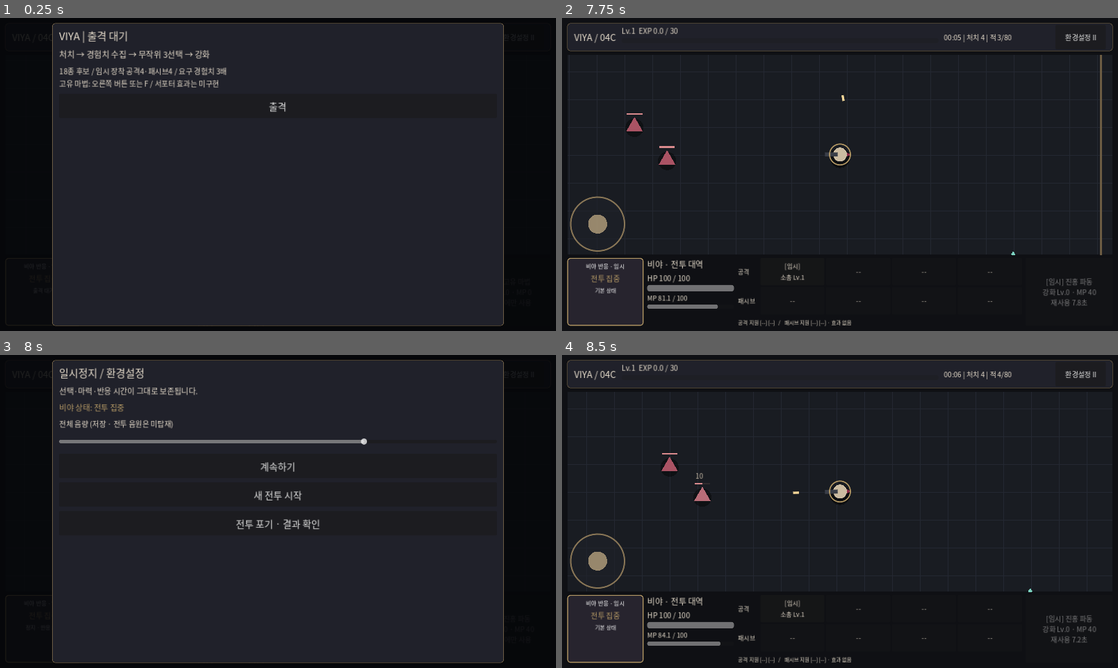
Above: before the commit, frames 1-4 (two rows, left to right).
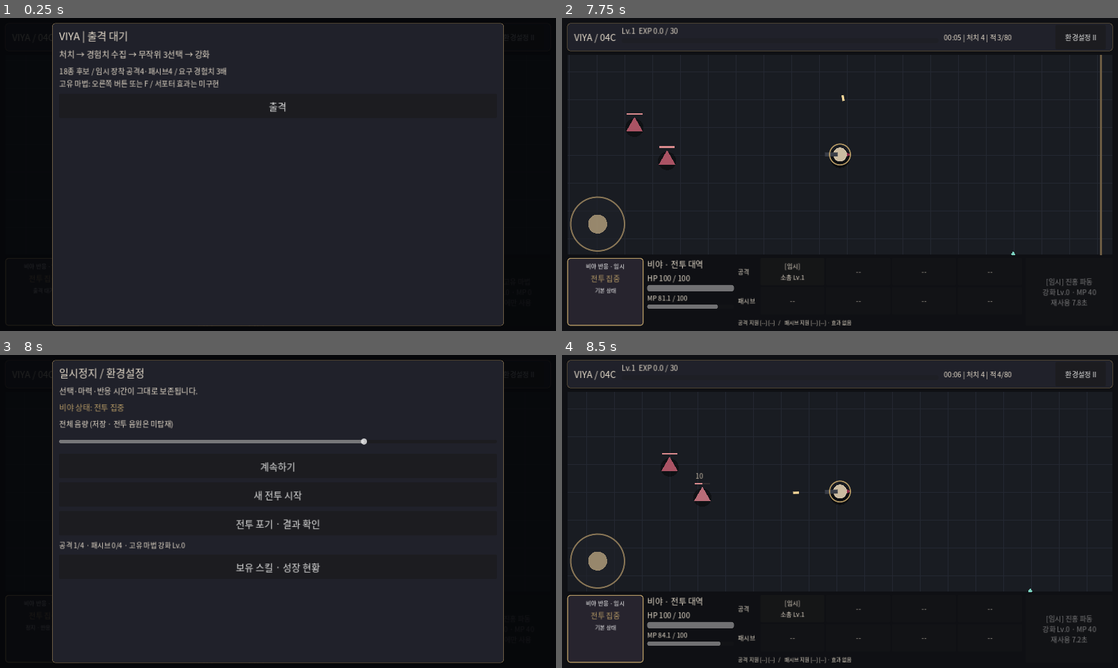
Above: after the commit, the same moments.

Repository: dldlfah/Viya
Game: Godot game, scene res://scenes/main.tscn
Two runs of this game, one before a commit and one after it. Both use one fixed random seed, a clock stepped at 60 frames per second and the inputs below.
Inputs (mouse positions are in pixels of both pictures, inside the frame that each line leads up to):
- Up to frame 1 (0.25 s): no input
- Up to frame 2 (7.75 s): click "환경설정 II" at 0.5 s; click "출격" at 1.25 s; click "[임시] 소총 Lv.1" at 2 s; click "닫기 · 이전 화면으로" at 2.75 s; click "[임시] 진홍 파동 강화 Lv.0 · MP 40 터치…" at 3.5 s; tap Enter at 4.25, 7.25 s; move the mouse to (962, 158) at 4.27 s; hold D 4.28-5 s; tap F at 4.35, 5.85, 7.35 s; click (962, 158) at 4.42 s; tap Space at 5 s; drag from (728, 190) to (812, 237) at 5.02 s; move the mouse to (895, 105) at 5.77 s; hold D 5.78-6.5 s; drag from (812, 237) to (673, 127) at 6.52 s; move the mouse to (1006, 221) at 7.27 s; hold A from 7.28 s (still down)
- Up to frame 3 (8 s): keep holding A; tap Escape at 7.9 s
- Up to frame 4 (8.5 s): release A at 8 s; click "계속하기" at 8 s

Frames 1-2 are identical in both runs. In frame 3, 0.5% of the frame differs, in the area x 10-58%, y 59-70%; in frame 4, nothing differs.

Commit message:
feat: add read-only run growth overview and final loadout review [skip ci]

Diff:
--- /dev/null
+++ b/docs/validation/GAME005_SOURCE_REPORT.json
@@ -0,0 +1,30 @@
+{
+  "stage": "GAME-005 growth overview",
+  "base_commit": "5f9a7fcbcec5d60a4ebaa5e4b364d062c4a6b4fa",
+  "source_checks": {
+    "status": "PASS",
+    "files_checked": 4,
+    "errors": [],
+    "scope": "UTF-8, balanced delimiters/ordinary strings, tabs/trailing whitespace, duplicate methods, read-only helper API usage, unchanged previous HUD test text. Not GDScript parser/type/runtime."
+  },
+  "existing_hud_tests_preserved": true,
+  "native_suite_registration": "test_mobile_hud.gd calls OverviewChecks.run(scene, verify) inside its existing engine invocation",
+  "new_native_assertions_authored": 26,
+  "user_validation": {
+    "quote": "오류는 없어 현재까지 모두 ok. 다음",
+    "applies_to": "previous work reported to user before GAME-005",
+    "status": "USER_REPORTED_OK",
+    "exact_tested_sha": "NOT_PROVIDED",
+    "engine_version": "NOT_PROVIDED",
+    "platform": "NOT_PROVIDED"
+  },
+  "godot_runtime": "NOT_RUN",
+  "new_feature_user_acceptance": "NOT_YET_REPORTED",
+  "full_project_regression": "NOT_RUN",
+  "source_sha256": {
+    "tests/test_growth_overview.gd": "a080c0a3bbd4c10c089a4780c21b12e223a25badf409d988d4229b7b79c9a662",
+    "tests/test_mobile_hud.gd": "64e746bb03d8e86aaaea3d97b15df4fa1e6557f84414d34c9cad0bef9d479d10",
+    "scripts/ui/growth_overview.gd": "283395c4c552d9ba80bf5a8de34e849da66bb2556c3df1b2954b3198937a4318",
+    "scripts/ui/mobile_main.gd": "2d878bfc42d514f077ae8dd04c672c1e51d146a9ccfa3ae1d71de783273e63ea"
+  }
+}
--- /dev/null
+++ b/scripts/ui/growth_overview.gd
@@ -0,0 +1,65 @@
+extends RefCounted
+## Read-only projections of the existing run. No new stat formulas or RNG.
+const Growth = preload("res://scripts/progression/growth_state.gd")
+
+static func capture(run) -> Dictionary:
+	var growth = run.growth
+	var upgrade_id: String = str(run.magic.config.get("upgrade_skill_id", ""))
+	var upgrade: Dictionary = growth.definition(upgrade_id)
+	var rank: int = growth.skill_level(upgrade_id)
+	return {"character_id": growth.character_id, "level": growth.level,
+		"xp": growth.xp, "xp_required": growth.threshold(), "pending": growth.pending,
+		"attack": _row(growth, "attack"), "passive": _row(growth, "passive"),
+		"attack_cap": Growth.ATTACK_CAP, "passive_cap": Growth.PASSIVE_CAP,
+		"hp": run.hp, "max_hp": run.max_hp, "stats": run.stats.duplicate(true),
+		"magic": run.magic.profile(rank).duplicate(true), "magic_rank": rank,
+		"upgrade_name": str(upgrade.get("name", "[임시] 고유 마법 강화")),
+		"mana": run.magic.mana, "max_mana": float(run.magic.config.get("max_mana", 0.0)),
+		"cooldown_left": run.magic.cooldown_left,
+		"summary": run.result_summary().duplicate(true)}
+
+static func _row(growth, row: String) -> Array[Dictionary]:
+	var result: Array[Dictionary] = []
+	for entry in growth.row_entries(row):
+		var id: String = str(entry["id"])
+		result.append({"id": id, "name": str(entry["name"]),
+			"level": growth.skill_level(id), "max_level": int(entry["max_level"]),
+			"description": str(entry["description"])})
+	return result
+
+static func compact(data: Dictionary) -> String:
+	return "공격 %d/%d · 패시브 %d/%d · 고유 마법 강화 Lv.%d" % [
+		data["attack"].size(), data["attack_cap"], data["passive"].size(),
+		data["passive_cap"], data["magic_rank"]]
+
+static func sections(data: Dictionary) -> Array[Dictionary]:
+	var stats: Dictionary = data["stats"]
+	var magic: Dictionary = data["magic"]
+	var result: Array[Dictionary] = []
+	result.append({"title": "성장 · Lv.%d" % int(data["level"]),
+		"body": "캐릭터 %s / EXP %.2f / %.0f\n남은 성장 선택 %d회 · 장착 한도와 수치는 임시입니다." % [
+			data["character_id"], data["xp"], data["xp_required"], data["pending"]]})
+	result.append({"title": "공격 스킬 %d/%d" % [data["attack"].size(), data["attack_cap"]],
+		"body": _row_text(data["attack"])})
+	result.append({"title": "패시브 스킬 %d/%d" % [data["passive"].size(), data["passive_cap"]],
+		"body": _row_text(data["passive"])})
+	var magic_text: String = "마법 설정 없음"
+	if not magic.is_empty():
+		magic_text = "%s\n%s Lv.%d (공격·패시브 칸과 별도)\n기본 피해 %.0f / 반경 %.0f\n소모 MP %.0f / 재사용 %.1f초\n현재 MP %.1f / %.0f / 남은 재사용 %.1f초\n피해는 공격력·치명타 적용 전 기본값입니다." % [
+			magic["name"], data["upgrade_name"], data["magic_rank"], magic["damage"], magic["radius"],
+			magic["mana_cost"], magic["cooldown"], data["mana"], data["max_mana"], data["cooldown_left"]]
+	result.append({"title": "고유 마법", "body": magic_text})
+	result.append({"title": "현재 적용 능력치", "body":
+		"HP %d / %d\n공격 피해 배율 ×%.2f / 자동 공격 속도 배율 ×%.2f\n이동 속도 %.1f / 경험치 획득 배율 ×%.2f\n획득 범위 %.1f / 치명타 확률 %.1f%% / 초당 체력 회복 %.2f\n거리·속도는 전투 논리 단위이며 장비 점수나 영구 능력치가 아닙니다." % [
+			data["hp"], data["max_hp"], stats["power"], stats["rate"], stats["speed"],
+			stats["xp"], stats["pickup"], float(stats["crit"]) * 100.0, stats["regen"]]})
+	return result
+
+static func _row_text(entries: Array) -> String:
+	if entries.is_empty():
+		return "아직 획득한 스킬이 없습니다."
+	var lines := PackedStringArray()
+	for entry in entries:
+		lines.append("%s · Lv.%d/%d\n%s" % [entry["name"], entry["level"],
+			entry["max_level"], entry["description"]])
+	return "\n\n".join(lines)
--- a/scripts/ui/mobile_main.gd
+++ b/scripts/ui/mobile_main.gd
@@ -3,6 +3,7 @@
 ## in the existing main and simulation scripts. No new artwork or balance rules.
 const HudLayout = preload("res://scripts/ui/hud_layout.gd")
 const ResponsiveFeedback = preload("res://scripts/ui/responsive_feedback_panel.gd")
+const GrowthOverview = preload("res://scripts/ui/growth_overview.gd")
 var layout_data: Dictionary = {}
 var safe_area_override := Rect2() # Logical-coordinate test injection, empty in production.
 var slot_buttons: Array[Button] = []
@@ -27,6 +28,11 @@
 var leave_button: Button
 var lobby_button: Button
 var _menu_revision: int = 0
+var overview_button: Button
+var overview_return_button: Button
+var _overview_open := false
+var _overview_origin: String = ""
+var _final_growth: Dictionary = {}
 
 func _ready() -> void:
 	super._ready()
@@ -226,6 +232,8 @@
 	_update_magic_hud()
 
 func _clear_dialog() -> void:
+	overview_button = null
+	overview_return_button = null
 	_menu_revision += 1
 	confirm_button = null
 	cancel_button = null
@@ -236,6 +244,9 @@
 	super._clear_dialog()
 
 func _show_menu(kind: String) -> void:
+	_overview_open = false
+	if kind in ["defeat", "abandoned"] and _final_growth.is_empty():
+		_final_growth = GrowthOverview.capture(simulation)
 	_modal_kind = kind
 	_detail_open = false
 	super._show_menu(kind)
@@ -264,10 +275,12 @@
 	elif kind == "ready":
 		var heading: Label = dialog_body.get_child(0) as Label
 		heading.text = "VIYA | 출격 대기"
+	_add_growth_access(kind)
 	_scroll.scroll_vertical = 0
 	_fit_dialog()
 
 func _show_levelup() -> void:
+	_overview_open = false
 	_modal_kind = "choosing"
 	_detail_open = false
 	super._show_levelup()
@@ -285,6 +298,7 @@
 			button.reparent(_choice_grid)
 		dialog_body.remove_child(old_row)
 		old_row.queue_free()
+	_add_growth_access("choosing")
 	_fit_dialog()
 
 func _fit_dialog() -> void:
@@ -364,6 +378,9 @@
 	_after_run_started()
 
 func _after_run_started() -> void:
+	_overview_open = false
+	_overview_origin = ""
+	_final_growth.clear()
 	_menu_revision += 1
 	_detail_open = false
 	_magic_touch_id = -1
@@ -458,6 +475,8 @@
 	_update_hud()
 
 func resume_game() -> void:
+	if _overview_open:
+		return # Overview owns its guarded return path.
 	if not simulation.transition_action.is_empty():
 		return # Do not bypass a confirmation via an old Continue callback.
 	_menu_revision += 1
@@ -478,6 +497,10 @@
 	super._input(event)
 
 func _unhandled_key_input(event: InputEvent) -> void:
+	if _overview_open and event is InputEventKey and event.pressed and not event.echo and event.keycode == KEY_ESCAPE:
+		_close_growth_overview(simulation.navigation_ticket, _menu_revision)
+		get_viewport().set_input_as_handled()
+		return
 	if not simulation.transition_action.is_empty() and event is InputEventKey and event.pressed and not event.echo and event.keycode == KEY_ESCAPE:
 		_cancel_transition(simulation.navigation_ticket, _menu_revision)
 		get_viewport().set_input_as_handled()
@@ -489,6 +512,15 @@
 	super._unhandled_key_input(event)
 
 func pause_game() -> void:
+	if _overview_open:
+		# Focus loss cancels old overview callbacks. Never auto-resume the run.
+		_overview_open = false
+		_magic_touch_id = -1
+		movement.set_enabled(false)
+		var destination: String = "paused" if simulation.phase == RunState.Phase.PAUSED else _overview_origin
+		_show_menu(destination)
+		_update_hud()
+		return
 	if simulation.interrupt_transition():
 		# Inherited focus notification calls this; never resume on focus regain.
 		_magic_touch_id = -1
@@ -507,3 +539,75 @@
 		_update_hud()
 		return
 	super.pause_game()
+
+func _add_growth_access(origin: String) -> void:
+	if origin not in ["paused", "choosing", "defeat", "abandoned", "ready"]:
+		return
+	if origin == "ready" and _final_growth.is_empty():
+		return
+	var is_final: bool = origin in ["defeat", "abandoned", "ready"]
+	var data: Dictionary = _final_growth if is_final else GrowthOverview.capture(simulation)
+	if data.is_empty():
+		return
+	dialog_body.add_child(_label(GrowthOverview.compact(data), 16))
+	var caption: String = "최종 성장 현황" if is_final else "보유 스킬 · 성장 현황"
+	overview_button = _button(caption, _open_growth_overview.bind(origin, simulation.navigation_ticket, _menu_revision))
+	dialog_body.add_child(overview_button)
+
+func _open_growth_overview(origin: String, ticket: int, revision: int) -> void:
+	if _overview_open or _detail_open or not _menu_matches(ticket, revision):
+		return
+	if origin != _modal_kind or not simulation.transition_action.is_empty():
+		return
+	if origin not in ["paused", "choosing", "defeat", "abandoned", "ready"]:
+		return
+	var is_final: bool = origin in ["defeat", "abandoned", "ready"]
+	if is_final and _final_growth.is_empty():
+		return
+	if origin == "choosing":
+		if simulation.phase != RunState.Phase.CHOOSING:
+			return
+		simulation.set_paused(true)
+	elif origin == "paused" and simulation.phase != RunState.Phase.PAUSED:
+		return
+	# No growth mutations or new authoritative simulation: copy already applied values.
+	var data: Dictionary = _final_growth.duplicate(true) if is_final else GrowthOverview.capture(simulation)
+	_overview_origin = origin
+	_magic_touch_id = -1
+	movement.set_enabled(false)
+	last_phase = simulation.phase
+	_clear_dialog()
+	_overview_open = true
+	_modal_kind = "overview"
+	dialog_body.add_child(_label("최종 성장 현황" if is_final else "현재 성장 현황", 24))
+	dialog_body.add_child(_label("읽기 전용 · 모든 스킬명과 수치는 임시입니다. 영구 저장·장착 변경·강화 기능은 없습니다.", 16))
+	overview_return_button = _button("닫기 · 이전 화면으로", _close_growth_overview.bind(simulation.navigation_ticket, _menu_revision))
+	dialog_body.add_child(overview_return_button)
+	for section in GrowthOverview.sections(data):
+		dialog_body.add_child(_label(str(section["title"]), 21))
+		dialog_body.add_child(_label(str(section["body"]), 17))
+	# A long list also has a bottom close button; both use the same stale-request guard.
+	dialog_body.add_child(_button("닫기 · 이전 화면으로", _close_growth_overview.bind(simulation.navigation_ticket, _menu_revision)))
+	_scroll.scroll_vertical = 0
+	overlay.show()
+	_fit_dialog()
+	_update_hud()
+	overview_return_button.grab_focus()
+
+func _close_growth_overview(ticket: int, revision: int) -> void:
+	if not _overview_open or not _menu_matches(ticket, revision):
+		return
+	if not simulation.transition_action.is_empty():
+		return
+	var origin: String = _overview_origin
+	_overview_open = false
+	_menu_revision += 1
+	movement.clear_input()
+	_magic_touch_id = -1
+	if origin == "choosing":
+		# Existing resume restores the same candidates/ticket, not a fresh draw.
+		resume_game()
+	else:
+		# Settings stays paused; results/lobby remain terminal/ready.
+		_show_menu(origin)
+	_update_hud()
--- /dev/null
+++ b/tests/test_growth_overview.gd
@@ -0,0 +1,106 @@
+extends RefCounted
+## Called by the existing native HUD suite. This is NOT a Python mock of the game.
+const RunState = preload("res://scripts/combat/run_state.gd")
+const Overview = preload("res://scripts/ui/growth_overview.gd")
+
+static func _gameplay(state) -> String:
+	return JSON.stringify([state.player, state.hp, state.max_hp, state.elapsed,
+		state.kills, state.shots, state.enemies, state.bullets, state.pickups,
+		state.growth.owned, state.growth.level, state.growth.xp, state.growth.pending,
+		state.growth.offer, state.growth.ticket, state.rng.state, state.growth.rng.state,
+		state.magic.mana, state.magic.cooldown_left, state.magic.casts,
+		state.cues.snapshot(), state.feedback.snapshot(state.hp, state.max_hp)])
+
+static func _callback(button: Button, verify: Callable) -> Callable:
+	var links: Array[Dictionary] = button.get_signal_connection_list("pressed")
+	verify.call(links.size() == 1, "Overview button has one real guarded callback")
+	return links[0]["callable"] if links.size() == 1 else Callable()
+
+static func run(scene, verify: Callable) -> void:
+	scene.begin_run()
+	scene.simulation.spawn_clock = 999.0
+	var before: String = _gameplay(scene.simulation)
+	var data: Dictionary = Overview.capture(scene.simulation)
+	verify.call(data["attack"].size() == 1 and data["passive"].is_empty(), "Overview reflects actual starting loadout")
+	verify.call(data["magic_rank"] == 0 and not data["magic"].is_empty(), "Unupgraded active magic is shown outside skill slots")
+	verify.call(data["attack_cap"] == scene.simulation.growth.ATTACK_CAP and data["xp_required"] == 30.0, "Overview reads the real caps and triple XP threshold")
+	verify.call(Overview.sections(data).size() == 5 and before == _gameplay(scene.simulation), "Formatting is read-only and consumes no gameplay RNG")
+	data["attack"][0]["level"] = 99
+	data["stats"]["power"] = 99.0
+	data["magic"]["damage"] = 999.0
+	verify.call(before == _gameplay(scene.simulation) and scene.simulation.magic.profile(0)["damage"] != 999.0, "Snapshot edits cannot write back to gameplay")
+	scene.pause_game()
+	var stale_open: Callable = _callback(scene.overview_button, verify)
+	if not stale_open.is_valid():
+		return
+	stale_open.call()
+	verify.call(scene._overview_open and scene.simulation.phase == RunState.Phase.PAUSED, "Settings opens the existing paused read-only overview")
+	var stale_close: Callable = _callback(scene.overview_return_button, verify)
+	if not stale_close.is_valid():
+		return
+	before = _gameplay(scene.simulation)
+	scene._physics_process(0.05)
+	scene.magic_button.pressed.emit()
+	verify.call(before == _gameplay(scene.simulation) and not scene.movement.enabled, "Overview freezes combat, cues, XP, mana and input")
+	stale_close.call()
+	verify.call(not scene._overview_open and scene.overlay.visible and scene.simulation.phase == RunState.Phase.PAUSED, "Closing settings overview does not silently resume combat")
+	scene.overview_button.pressed.emit()
+	var revision: int = scene._menu_revision
+	stale_close.call()
+	stale_open.call()
+	verify.call(scene._overview_open and scene._menu_revision == revision, "Old overview callbacks cannot affect a newly opened overview")
+	scene._close_growth_overview(scene.simulation.navigation_ticket - 1, scene._menu_revision)
+	verify.call(scene._overview_open, "Wrong navigation ticket cannot close the overview")
+	scene._close_growth_overview(scene.simulation.navigation_ticket, scene._menu_revision - 1)
+	verify.call(scene._overview_open, "Wrong menu revision cannot close the overview")
+	scene.overview_return_button.pressed.emit()
+	scene.resume_button.pressed.emit()
+	verify.call(scene.simulation.phase == RunState.Phase.RUNNING, "Existing Continue still resumes combat")
+	scene.simulation.grant_xp(30.0)
+	scene._physics_process(0.0)
+	var choice_ticket: int = scene.simulation.growth.ticket
+	var offer: Array[String] = scene.simulation.growth.offer.duplicate()
+	var pending: int = scene.simulation.growth.pending
+	var choice_rng: int = scene.simulation.growth.rng.state
+	scene.overview_button.pressed.emit()
+	verify.call(scene._overview_open and scene.simulation.phase == RunState.Phase.PAUSED, "Choice menu overview pauses without selecting a candidate")
+	var old_choice_close: Callable = _callback(scene.overview_return_button, verify)
+	var escape := InputEventKey.new()
+	escape.keycode = KEY_ESCAPE
+	escape.pressed = true
+	scene._unhandled_key_input(escape)
+	verify.call(scene.simulation.phase == RunState.Phase.CHOOSING and scene.choice_buttons.size() == 3, "Esc returns to exactly three choice cards")
+	verify.call(choice_ticket == scene.simulation.growth.ticket and offer == scene.simulation.growth.offer and pending == scene.simulation.growth.pending and choice_rng == scene.simulation.growth.rng.state, "Overview preserves candidate identity, ticket, pending choices and RNG")
+	scene.overview_button.pressed.emit()
+	scene.notification(Node.NOTIFICATION_APPLICATION_FOCUS_OUT)
+	if old_choice_close.is_valid():
+		old_choice_close.call()
+	verify.call(not scene._overview_open and scene.simulation.phase == RunState.Phase.PAUSED and scene.overlay.visible, "Interrupted overview requires explicit Continue")
+	scene.resume_button.pressed.emit()
+	verify.call(scene.simulation.phase == RunState.Phase.CHOOSING and scene.simulation.growth.offer == offer, "Continue restores the unchanged choice after interruption")
+	scene.choice_buttons[0].pressed.emit()
+	verify.call(scene.simulation.phase == RunState.Phase.RUNNING, "Existing upgrade selection still applies once")
+	scene.pause_game()
+	scene.leave_button.pressed.emit()
+	scene.confirm_button.pressed.emit()
+	var final_data: Dictionary = scene._final_growth.duplicate(true)
+	verify.call(final_data["summary"]["outcome"] == "abandoned" and final_data["level"] == 2, "Confirmed abandonment captures the final build with the right outcome")
+	scene.overview_button.pressed.emit()
+	scene.overview_return_button.pressed.emit()
+	verify.call(scene.simulation.phase == RunState.Phase.ABANDONED and scene._final_growth == final_data, "Result overview keeps the ended state and frozen build")
+	scene.lobby_button.pressed.emit()
+	verify.call(scene.simulation.phase == RunState.Phase.READY and is_instance_valid(scene.overview_button), "Lobby exposes the previous build without starting a run")
+	scene.overview_button.pressed.emit()
+	scene._unhandled_key_input(escape)
+	verify.call(scene.simulation.phase == RunState.Phase.READY and scene._final_growth == final_data, "Lobby overview returns to READY and keeps final data")
+	scene.start_button.pressed.emit()
+	stale_open.call()
+	stale_close.call()
+	verify.call(scene.simulation.phase == RunState.Phase.RUNNING and scene._final_growth.is_empty() and not scene._overview_open, "New deployment clears the result build and rejects old callbacks")
+	scene.simulation.hurt_clock = 0.0
+	scene.simulation.damage_player(9999)
+	scene._physics_process(0.0)
+	verify.call(scene._final_growth["summary"]["outcome"] == "defeat", "Lethal defeat captures a separate final outcome")
+	scene.overview_button.pressed.emit()
+	scene.notification(Node.NOTIFICATION_APPLICATION_FOCUS_OUT)
+	verify.call(scene.simulation.phase == RunState.Phase.DEFEAT and not scene._overview_open, "Focus loss in result overview does not resume or relabel defeat")
--- a/tests/test_mobile_hud.gd
+++ b/tests/test_mobile_hud.gd
@@ -3,6 +3,7 @@
 const Layout = preload("res://scripts/ui/hud_layout.gd")
 const RunState = preload("res://scripts/combat/run_state.gd")
 const MoveInput = preload("res://scripts/ui/move_input.gd")
+const OverviewChecks = preload("res://tests/test_growth_overview.gd")
 var checks := 0
 var failures: Array[String] = []
 
@@ -207,6 +208,7 @@
 	scene.resume_button.pressed.emit()
 	verify(scene.simulation.phase == RunState.Phase.RUNNING, "Explicit Continue resumes after detail interruption")
 	_test_stale_detail_close(scene)
+	OverviewChecks.run(scene, verify)
 	scene.begin_run()
 	verify(not scene._detail_open and scene.simulation.growth.owned == {"common_rifle": 1}, "Restart clears detail state and per-run upgrades")
 	scene.queue_free()
